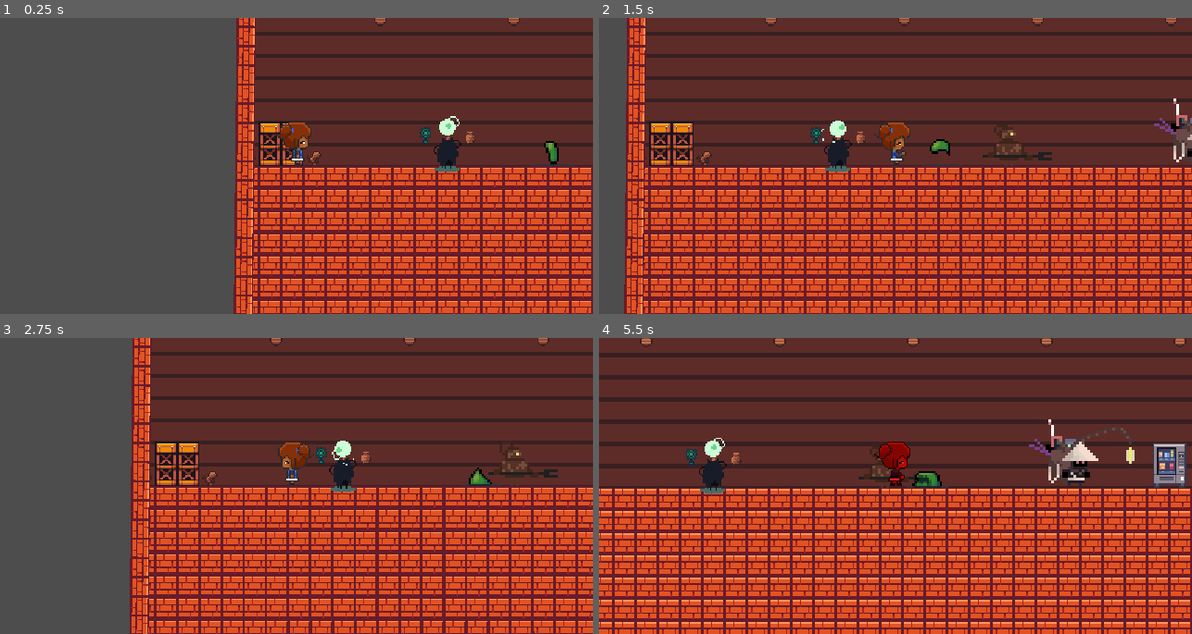
Above: before the commit, frames 1-4 (two rows, left to right).
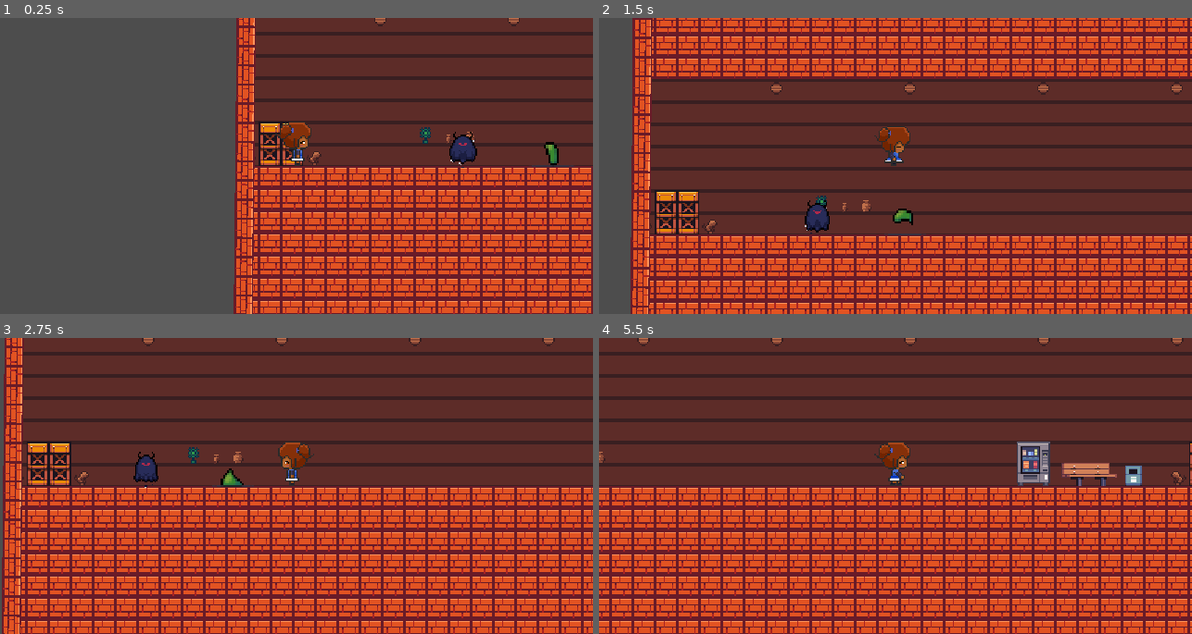
Above: after the commit, the same moments.

Repository: TCCISTOME/PaintLies
Game: Godot game, scene res://nivel_0.tscn
Same seed, same stepped clock (60 frames per second), same inputs: the game is played once before the commit and once after it.
Inputs (mouse positions are in pixels of both pictures, inside the frame that each line leads up to):
- Up to frame 1 (0.25 s): no input
- Up to frame 2 (1.5 s): tap Enter (ui_accept) at 0.5 s; move the mouse to (1025, 151) at 0.52 s; hold D (direita) from 0.53 s (still down); click (1025, 151) at 0.6 s; tap Space (pular) at 0.77 s; move the mouse to (776, 180) at 1.27 s; tap E (beber) at 1.35 s
- Up to frame 3 (2.75 s): tap Space (pular) at 1.52 s; move the mouse to (355, 420) at 2.02 s; release D (direita) at 2.03 s; hold A (esquerda) from 2.03 s (still down); click (355, 420) at 2.1 s
- Up to frame 4 (5.5 s): move the mouse to (865, 545) at 2.77 s; release A (esquerda) at 2.78 s; hold D (direita) 2.78-4.28 s; tap E (beber) at 2.85, 4.35 s; tap Space (pular) at 3.02, 3.77, 4.52 s; move the mouse to (1073, 530) at 3.52 s; click (1073, 530) at 3.6 s; move the mouse to (717, 441) at 4.27 s; hold A (esquerda) 4.28-5.03 s; move the mouse to (925, 486) at 5.02 s; hold D (direita) from 5.03 s (still down); click (925, 486) at 5.1 s

The runs differ from the first frame. In frame 1, 0.8% of the frame differs, in the area x 73-97%, y 33-52%; in frame 2, 52%, in the area x 4-100%, y 0-100%; in frame 3, 37%; in frame 4, 40%.

Commit message:
Ajustes na colissionShape

Diff:
--- a/Comerciantes/Alquimista.tscn
+++ b/Comerciantes/Alquimista.tscn
@@ -81,6 +81,8 @@
 light_mask = 16
 visibility_layer = 2
 position = Vector2(0, -14)
+collision_layer = 16
+collision_mask = 2
 script = ExtResource("1_blc8j")
 animation = NodePath("Alquimista")
 
--- a/Enemys/dark_ghost.tscn
+++ b/Enemys/dark_ghost.tscn
@@ -223,7 +223,7 @@
 }
 
 [sub_resource type="RectangleShape2D" id="RectangleShape2D_mawjb"]
-size = Vector2(21.375, 18)
+size = Vector2(20, 15)
 
 [sub_resource type="RectangleShape2D" id="RectangleShape2D_0ypp5"]
 size = Vector2(18, 22)
@@ -262,7 +262,7 @@
 collision_mask = 32
 
 [node name="collision" type="CollisionShape2D" parent="hurtBox"]
-position = Vector2(-1, -16)
+position = Vector2(-1, -17)
 shape = SubResource("RectangleShape2D_mawjb")
 debug_color = Color(0.996078, 0, 0.168627, 0.27451)
 
--- a/Enemys/green_slime.tscn
+++ b/Enemys/green_slime.tscn
@@ -3,8 +3,8 @@
 [ext_resource type="Texture2D" uid="uid://bnc8pexghotn5" path="res://assets/inimigos/slimes/slimeGreen.png" id="1_gdm54"]
 [ext_resource type="Script" path="res://Enemys/green_slime.gd" id="1_l64gn"]
 
-[sub_resource type="RectangleShape2D" id="RectangleShape2D_bk2af"]
-size = Vector2(11.75, 9)
+[sub_resource type="RectangleShape2D" id="RectangleShape2D_ccqge"]
+size = Vector2(11.3333, 8)
 
 [sub_resource type="Animation" id="Animation_a4iym"]
 length = 0.001
@@ -79,10 +79,10 @@
 tracks/2/interp = 1
 tracks/2/loop_wrap = true
 tracks/2/keys = {
-"times": PackedFloat32Array(0, 0.1, 0.2, 0.3, 0.4, 0.5, 0.6, 0.7, 0.8, 0.9, 1, 1.1, 1.2, 1.3, 1.4, 1.5, 1.6, 1.7, 1.8, 1.9, 2),
-"transitions": PackedFloat32Array(1, 1, 1, 1, 1, 1, 1, 1, 1, 1, 1, 1, 1, 1, 1, 1, 1, 1, 1, 1, 1),
-"update": 1,
-"values": [56, 57, 58, 59, 60, 61, 62, 63, 64, 65, 66, 67, 68, 69, 70, 71, 72, 73, 74, 75, 76]
+"times": PackedFloat32Array(0, 0.1, 0.2, 0.3, 0.4, 0.5, 0.6, 0.7, 0.8, 0.9, 1, 1.3, 1.4, 1.5, 1.6, 1.7, 1.8, 1.9, 2),
+"transitions": PackedFloat32Array(1, 1, 1, 1, 1, 1, 1, 1, 1, 1, 1, 1, 1, 1, 1, 1, 1, 1, 1),
+"update": 1,
+"values": [58, 59, 60, 61, 62, 63, 64, 65, 66, 67, 68, 69, 70, 71, 72, 73, 74, 75, 76]
 }
 
 [sub_resource type="Animation" id="Animation_tqiot"]
@@ -226,10 +226,10 @@
 }
 
 [sub_resource type="RectangleShape2D" id="RectangleShape2D_72mtn"]
-size = Vector2(16, 10)
+size = Vector2(13.3333, 7.33333)
 
 [sub_resource type="RectangleShape2D" id="RectangleShape2D_7dy6p"]
-size = Vector2(14, 9)
+size = Vector2(11.3333, 7.83333)
 
 [node name="greenSlime" type="CharacterBody2D" groups=["enemy"]]
 position = Vector2(1, -20)
@@ -239,8 +239,8 @@
 script = ExtResource("1_l64gn")
 
 [node name="Collision" type="CollisionShape2D" parent="."]
-position = Vector2(-0.125, 3.5)
-shape = SubResource("RectangleShape2D_bk2af")
+position = Vector2(-0.333333, 3.33333)
+shape = SubResource("RectangleShape2D_ccqge")
 
 [node name="texture" type="Sprite2D" parent="."]
 texture = ExtResource("1_gdm54")
@@ -254,9 +254,9 @@
 }
 
 [node name="wallDetector" type="RayCast2D" parent="."]
-position = Vector2(0, 4)
+position = Vector2(-0.666667, 3.33333)
 rotation = 1.5708
-target_position = Vector2(2.38419e-07, 7)
+target_position = Vector2(2.19345e-05, 6)
 collision_mask = 6
 
 [node name="hurtBox" type="Area2D" parent="."]
@@ -264,7 +264,7 @@
 collision_mask = 32
 
 [node name="collision" type="CollisionShape2D" parent="hurtBox"]
-position = Vector2(0, 3)
+position = Vector2(2.38419e-07, 3.33333)
 shape = SubResource("RectangleShape2D_72mtn")
 debug_color = Color(0.996078, 0, 0.196078, 0.227451)
 
@@ -274,7 +274,7 @@
 collision_mask = 68
 
 [node name="collision" type="CollisionShape2D" parent="hitBox"]
-position = Vector2(9, 2)
+position = Vector2(8.66667, 2.25)
 shape = SubResource("RectangleShape2D_7dy6p")
 debug_color = Color(0.704133, 0.271064, 1, 0.42)
 
--- a/nivel_0.tscn
+++ b/nivel_0.tscn
@@ -1,18 +1,12 @@
-[gd_scene load_steps=20 format=3 uid="uid://c3d2r8wubvu6x"]
+[gd_scene load_steps=14 format=3 uid="uid://c3d2r8wubvu6x"]
 
 [ext_resource type="Texture2D" uid="uid://dxmoslt75dr3i" path="res://assets/tilesets/Maytch 16x16 Tilesets/tilesheet_pagoda.png" id="1_5q02s"]
 [ext_resource type="Texture2D" uid="uid://b8qqg05du7usc" path="res://assets/tilesets/Seasonal Tilesets/5 - Misc. universal tiles/Blocks (16 x 16).png" id="1_hjic5"]
 [ext_resource type="Texture2D" uid="uid://bpy61macm0ffx" path="res://assets/tilesets/Seasonal Tilesets/5 - Misc. universal tiles/Snack_machine_Bench_Trash_bin (16 x 16).png" id="2_ytw0h"]
 [ext_resource type="Texture2D" uid="uid://dkenh1asmyiil" path="res://assets/tilesets/Seasonal Tilesets/5 - Misc. universal tiles/Blocks (16 x 16) - Copia.png" id="4_jx21d"]
-[ext_resource type="PackedScene" uid="uid://bekmpdx0e4tnm" path="res://Comerciantes/Ferreiro.tscn" id="5_tonvj"]
-[ext_resource type="PackedScene" uid="uid://bu58octmw0xa0" path="res://Comerciantes/Alquimista.tscn" id="6_s30di"]
-[ext_resource type="PackedScene" uid="uid://bp3tbewt8mnxs" path="res://Comerciantes/Comerciante_2d.tscn" id="7_rsode"]
 [ext_resource type="PackedScene" uid="uid://bbrmcct01lqr0" path="res://Enemys/green_slime.tscn" id="9_5xxa6"]
 [ext_resource type="PackedScene" uid="uid://bg6cyoqu3qgrh" path="res://Players/heleanor.tscn" id="9_qohc1"]
 [ext_resource type="PackedScene" uid="uid://ckjhu1m1rm8ov" path="res://plataform.tscn" id="10_30wjt"]
-[ext_resource type="PackedScene" uid="uid://cuuqgfh5aswo2" path="res://Players/alicia.tscn" id="10_d1mna"]
-[ext_resource type="PackedScene" uid="uid://c6licdgc3l2vk" path="res://Players/josh.tscn" id="11_p468m"]
-[ext_resource type="PackedScene" uid="uid://lx6vqi7othwx" path="res://Players/sabrina.tscn" id="12_5x7lb"]
 [ext_resource type="PackedScene" uid="uid://cb0v3mk1v0trl" path="res://Enemys/dark_ghost.tscn" id="13_fmrn5"]
 
 [sub_resource type="TileSetAtlasSource" id="TileSetAtlasSource_drere"]
@@ -449,44 +443,11 @@
 [node name="plataform5" parent="." instance=ExtResource("10_30wjt")]
 position = Vector2(816, 17)
 
-[node name="Ferreiro" parent="." instance=ExtResource("5_tonvj")]
-position = Vector2(277, 189)
-scale = Vector2(2, 2)
-collision_layer = 16
-collision_mask = 2
-
-[node name="Alquimista" parent="." instance=ExtResource("6_s30di")]
-position = Vector2(152, 196)
-collision_layer = 16
-collision_mask = 2
-
-[node name="Comerciante" parent="." instance=ExtResource("7_rsode")]
-position = Vector2(407, 190)
-collision_layer = 16
-collision_mask = 2
+[node name="DarkGhost" parent="." instance=ExtResource("13_fmrn5")]
+position = Vector2(169, 209)
 
 [node name="greenSlime" parent="." instance=ExtResource("9_5xxa6")]
 position = Vector2(233, 198)
 
-[node name="DarkGhost" parent="." instance=ExtResource("13_fmrn5")]
-visible = false
-position = Vector2(327, 198)
-collision_mask = 34
-
 [node name="heleanor" parent="." instance=ExtResource("9_qohc1")]
 position = Vector2(43, 207)
-
-[node name="alicia" parent="." instance=ExtResource("10_d1mna")]
-visible = false
-position = Vector2(43, 206)
-collision_mask = 2
-
-[node name="josh" parent="." instance=ExtResource("11_p468m")]
-visible = false
-position = Vector2(70, 206)
-collision_mask = 2
-
-[node name="sabrina" parent="." instance=ExtResource("12_5x7lb")]
-visible = false
-position = Vector2(27, 208)
-collision_mask = 2
